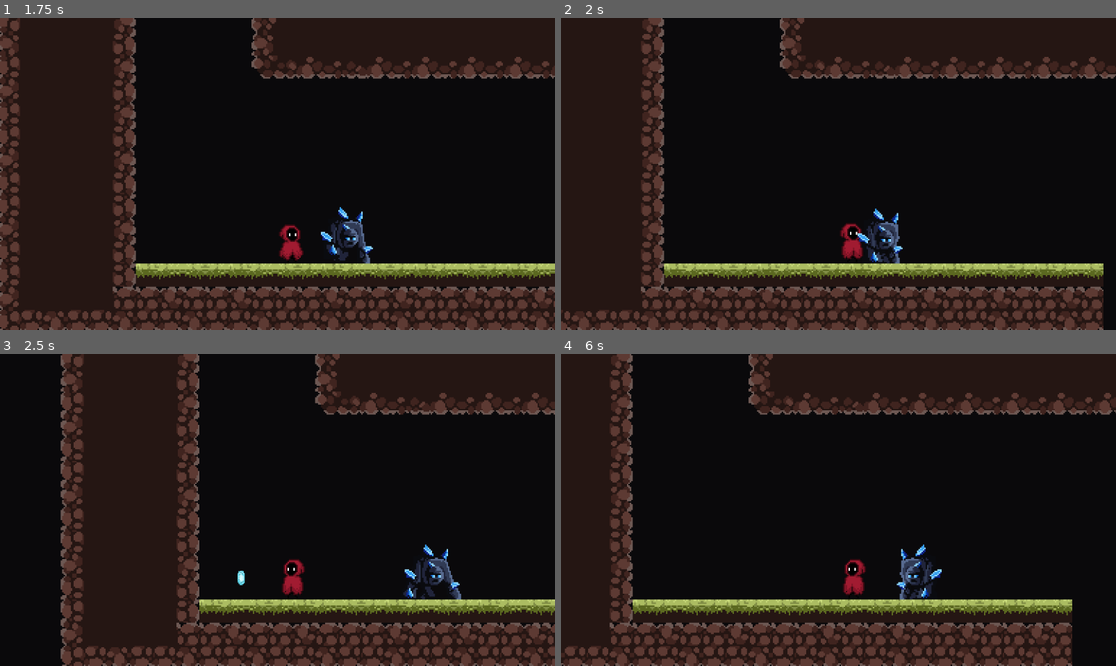
Above: before the commit, frames 1-4 (two rows, left to right).
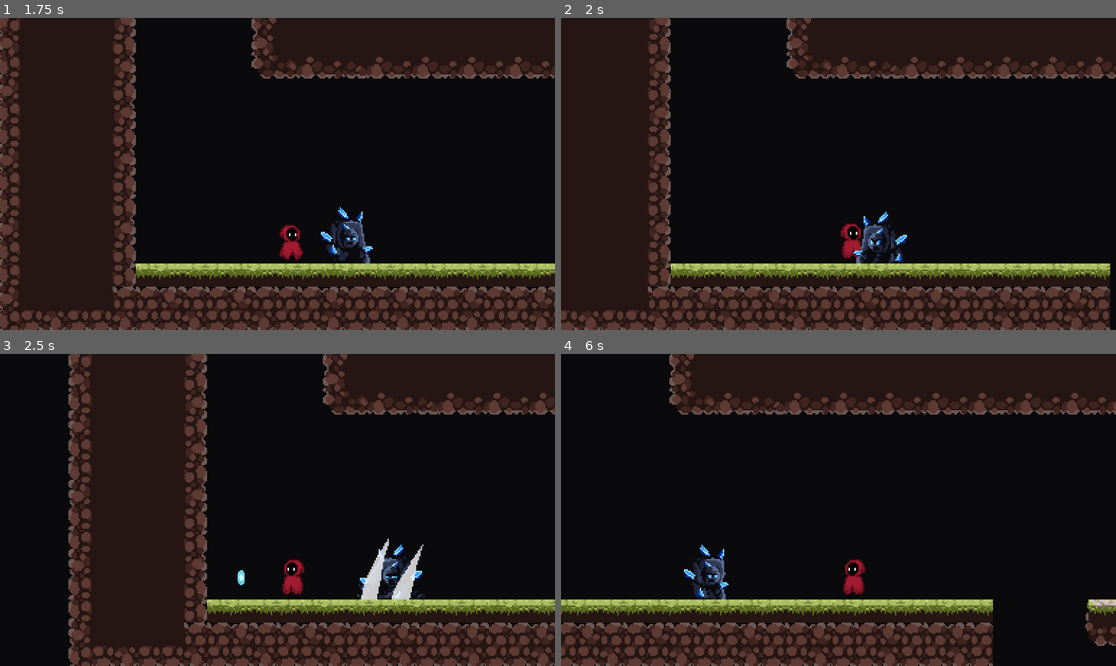
Above: after the commit, the same moments.

Repository: dieguga07/GodotTemplate
Game: Godot game, scene res://Scenes/Levels/level1.tscn
The game is run twice, just before and just after one commit, with the same random seed, the same clock (stepped at 60 frames per second) and the same inputs.
Inputs:
- Up to frame 1 (1.75 s): tap Enter (ui_accept) at 0.5, 0.77, 1.52 s; hold Right (ui_right) from 0.53 s (still down); tap F (attack) at 0.6, 1.35 s
- Up to frame 2 (2 s): keep holding Right (ui_right)
- Up to frame 3 (2.5 s): release Right (ui_right) at 2.03 s; hold Left (ui_left) from 2.03 s (still down); tap Q (throw_attack) at 2.1 s; tap F (attack) at 2.3 s
- Up to frame 4 (6 s): release Left (ui_left) at 2.78 s; hold Right (ui_right) 2.78-4.28 s; tap F (attack) at 2.85, 3.6, 4.55, 5.1, 5.85 s; tap Enter (ui_accept) at 3.02, 3.77, 4.52 s; hold Left (ui_left) 4.28-5.03 s; tap Q (throw_attack) at 4.35 s; hold Right (ui_right) 5.03-5.78 s; hold Left (ui_left) from 5.78 s (still down)

Frame 1 is identical in both runs. In frame 2, 16% of the frame differs, in the area x 0-100%, y 0-100%; in frame 3, 19%; in frame 4, 29%.

Commit message:
First try to player death

Diff:
--- a/Scenes/Enemies/blue_golem/blue_golem.gd
+++ b/Scenes/Enemies/blue_golem/blue_golem.gd
@@ -26,9 +26,18 @@
 		direction = -direction
 
 
-func _on_attack_right_body_entered(body: Node2D) -> void:
-	pass # Replace with function body.
+func _on_attack_right_body_entered(body):
+	if body.is_in_group("player"):
+		direction = 1
+		golem_sprite.play("attack")
+		await golem_sprite.animation_finished
+		body.get_damage(damage)
+		golem_sprite.play("walk")
 
-
-func _on_attack_left_body_entered(body: Node2D) -> void:
-	pass # Replace with function body.
+func _on_attack_left_body_entered(body):
+	if body.is_in_group("player"):
+		direction = -1
+		golem_sprite.play("attack")
+		await golem_sprite.animation_finished
+		body.get_damage(damage)
+		golem_sprite.play("walk")
--- a/Scenes/Enemies/blue_golem/blue_golem.tscn
+++ b/Scenes/Enemies/blue_golem/blue_golem.tscn
@@ -411,5 +411,6 @@
 shape = SubResource("RectangleShape2D_igcif")
 
 [connection signal="timeout" from="Timer" to="." method="_on_timer_timeout"]
+[connection signal="body_entered" from="attack_Left" to="." method="_on_attack_left_body_entered"]
 [connection signal="body_entered" from="attack_Left" to="." method="_on_attack_body_entered"]
-[connection signal="body_entered" from="attack_Right" to="." method="_on_attack_body_entered"]
+[connection signal="body_entered" from="attack_Right" to="." method="_on_attack_right_body_entered"]
--- a/Scripts/player.gd
+++ b/Scripts/player.gd
@@ -86,6 +86,6 @@
 func get_damage(damage):
 
 	health -= damage
-
+	print(health)
 	if health <= 0:
-		pass
+		get_tree().reload_current_scene()
